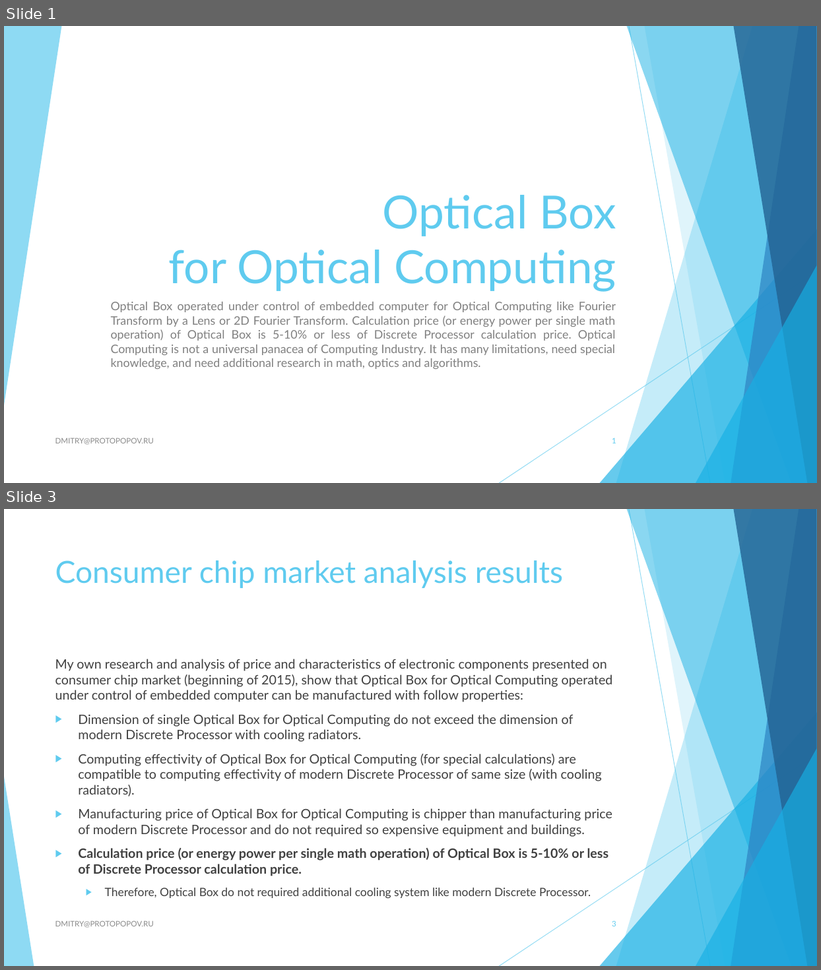
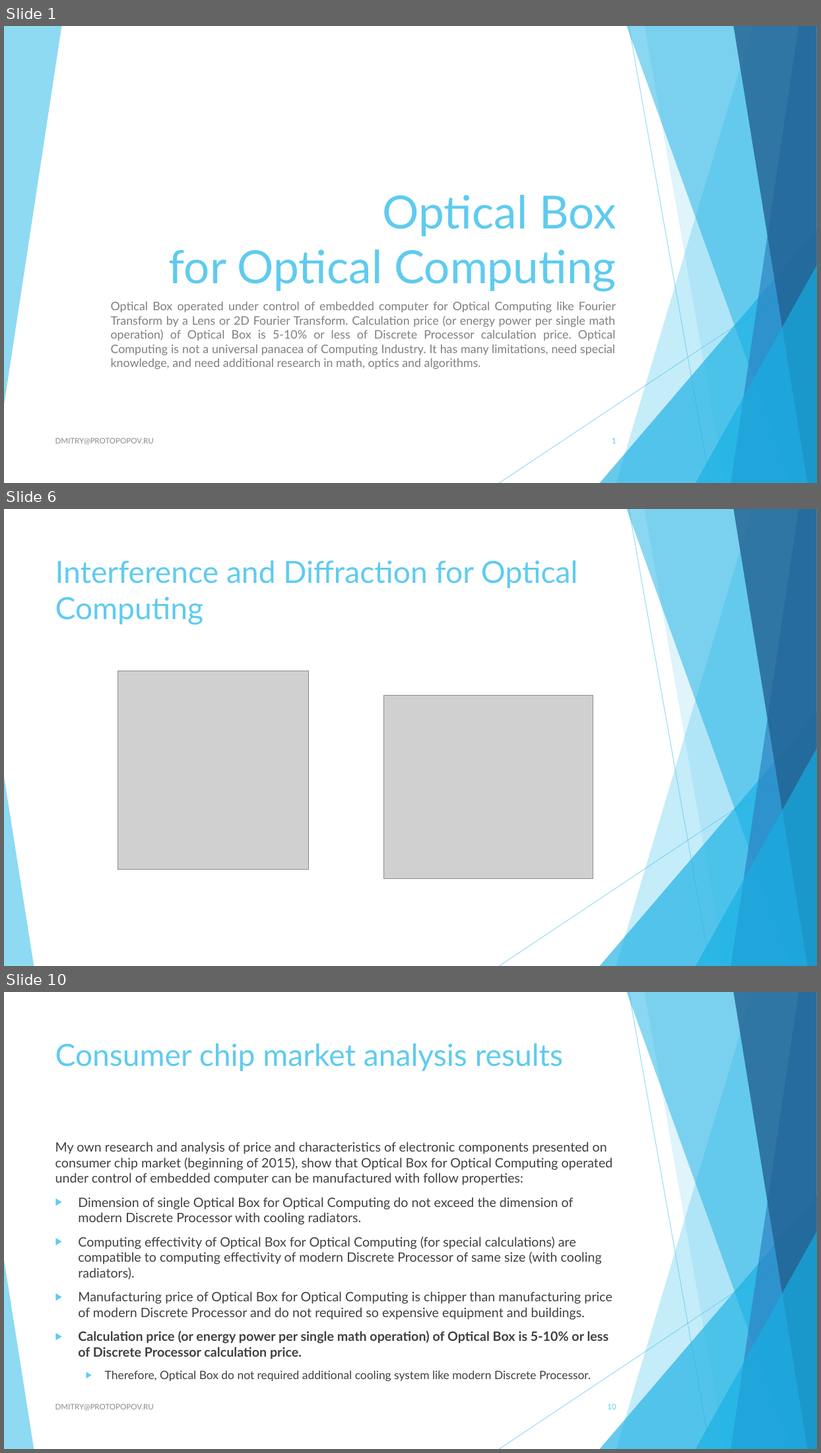
Before and after one commit to dprotopopov/lensProject, a slide deck: Presentations/Optical Box for Optical Computing.pptx. Shown one above the other, each under a label of ours: slides 1 and 3 before the commit, slides 1, 6 and 10 after it; the slides between them are not shown. The pictures are 821x970 and 821x1453 pixels, drawn with LibreOffice and Linux fonts; fonts in the diff are those of the drawing; grey boxes stand for pictures. Boxes give left, top, right and bottom in pixels: in the first picture for what was removed or moved away, otherwise in the second. Text is boxed around its words. In the diff, an @@ line names an element or a change of style, - is before the commit and + after.

```diff
--- a/Presentations/Optical Box for Optical Computing.pptx
+++ b/Presentations/Optical Box for Optical Computing.pptx
@@ slide 6 added at (4,509,817,966), background #FFFFFF; not listed: 10 template elements that a slide beside it also shows @@
@@ title added at (55,560,578,625), 36 pt, text #5FCBEF @@
+Interference and Diffraction for Optical Computing
@@ picture added at (118,671,309,870) @@
@@ picture added at (384,695,593,879) @@
@@ what was slide 3 is now slide 10 @@
@@ page number at (607,1404,616,1410): text changed @@
-3
+10
```
Also in this commit, not shown: 1 slide changed, 19 other slides added, 51 other files.
